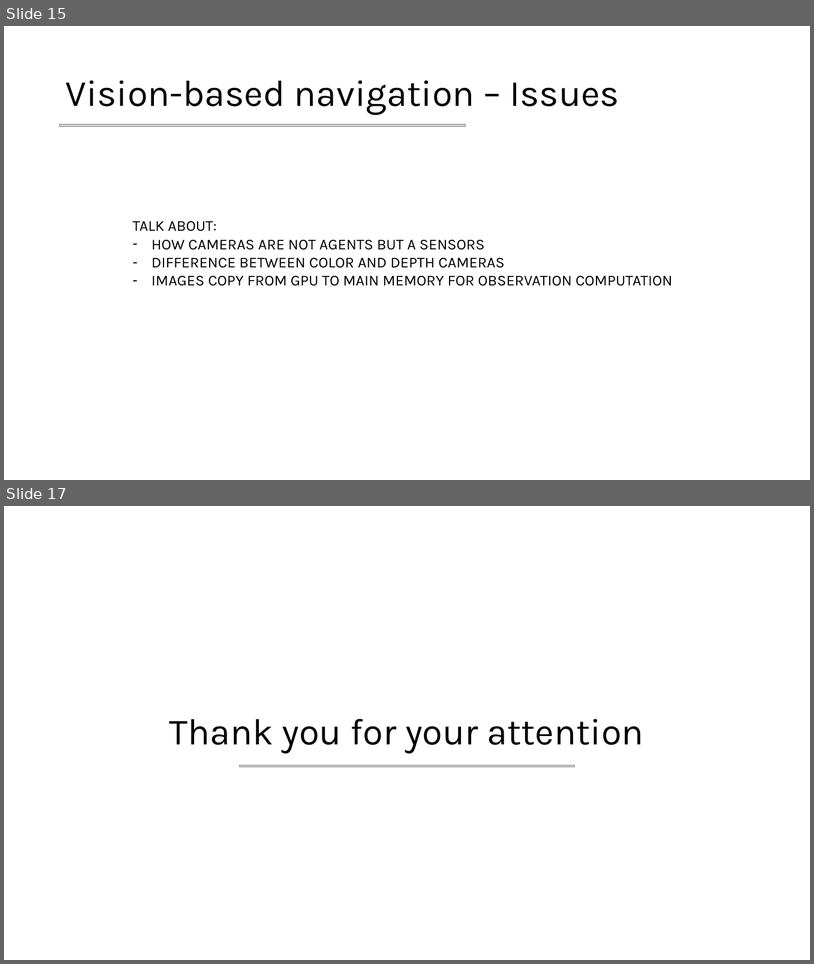
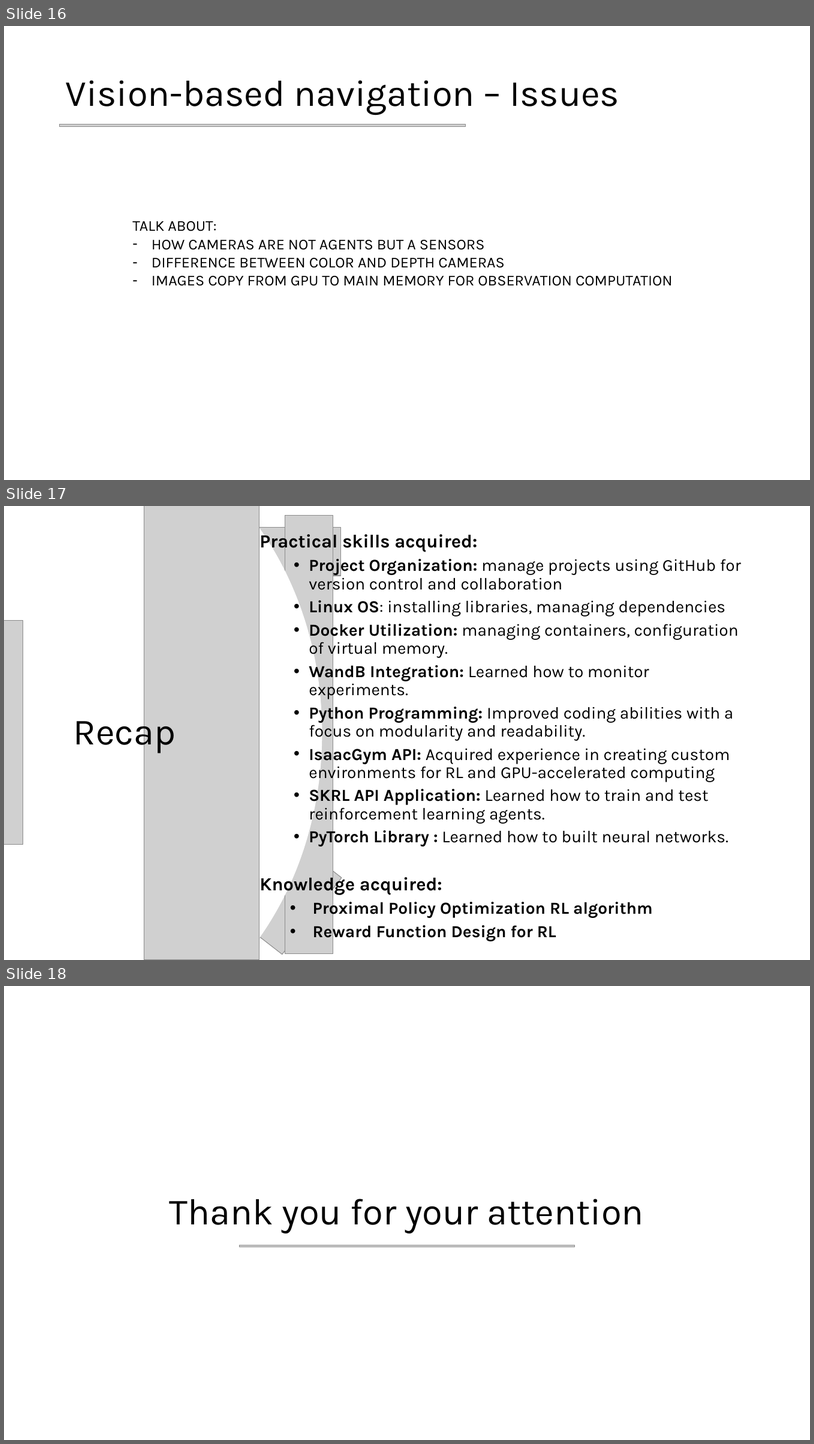
Before and after one commit to mettz/cps-project, a slide deck: Slides.pptx. Shown one above the other, each under a label of ours: slides 15 and 17 before the commit, slides 16, 17 and 18 after it; the slides between them are not shown. The pictures are 814x964 and 814x1444 pixels, drawn with LibreOffice and Linux fonts; fonts in the diff are those of the drawing; grey boxes stand for pictures. Boxes give left, top, right and bottom in pixels: in the first picture for what was removed or moved away, otherwise in the second. Text is boxed around its words. In the diff, an @@ line names an element or a change of style, - is before the commit and + after.

```diff
--- a/Slides.pptx
+++ b/Slides.pptx
@@ slide 17 added at (x1=4, y1=506, x2=810, y2=960), background #FFFFFF @@
@@ freeform shape added at (x1=4, y1=506, x2=323, y2=960), fill #FFFFFF, outline #E6E6E6 0.75 pt @@
@@ freeform shape added at (x1=4, y1=506, x2=322, y2=960), fill #FFFFFF @@
@@ picture added at (x1=144, y1=506, x2=259, y2=960) @@
@@ picture added at (x1=285, y1=515, x2=333, y2=953) @@
@@ picture added at (x1=244, y1=527, x2=341, y2=576) @@
@@ text added at (x1=260, y1=531, x2=741, y2=942), 20 pt, text #000000 @@
+Practical skills acquired:
+  • Project Organization: manage projects using GitHub for version control and collaboration
+  • Linux OS: installing libraries, managing dependencies
+  • Docker Utilization: managing containers, configuration of virtual memory.
+  • WandB Integration: Learned how to monitor experiments.
+  • Python Programming: Improved coding abilities with a focus on modularity and readability.
+  • IsaacGym API: Acquired experience in creating custom environments for RL and GPU-accelerated computing
+  • SKRL API Application: Learned how to train and test reinforcement learning agents.
+  • PyTorch Library : Learned how to built neural networks.
+Knowledge acquired:
+  • Proximal Policy Optimization RL algorithm
+  • Reward Function Design for RL
@@ picture added at (x1=4, y1=621, x2=23, y2=844) @@
@@ title added at (x1=74, y1=711, x2=176, y2=753), 44 pt, text #000000 @@
+Recap
@@ picture added at (x1=245, y1=848, x2=342, y2=954) @@
@@ what was slide 15 is now slide 16 @@
@@ what was slide 17 is now slide 18 @@
```
Also in this commit, not shown: 3 slides changed, 1 other slide added, 1 slide removed.
